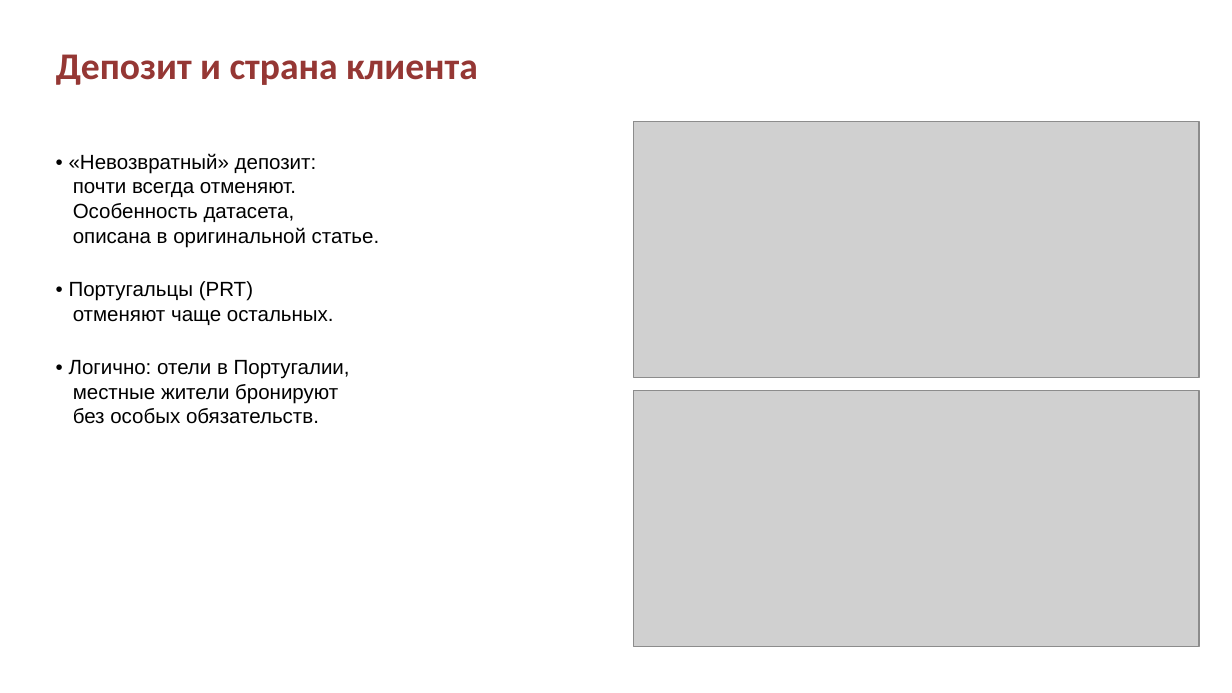
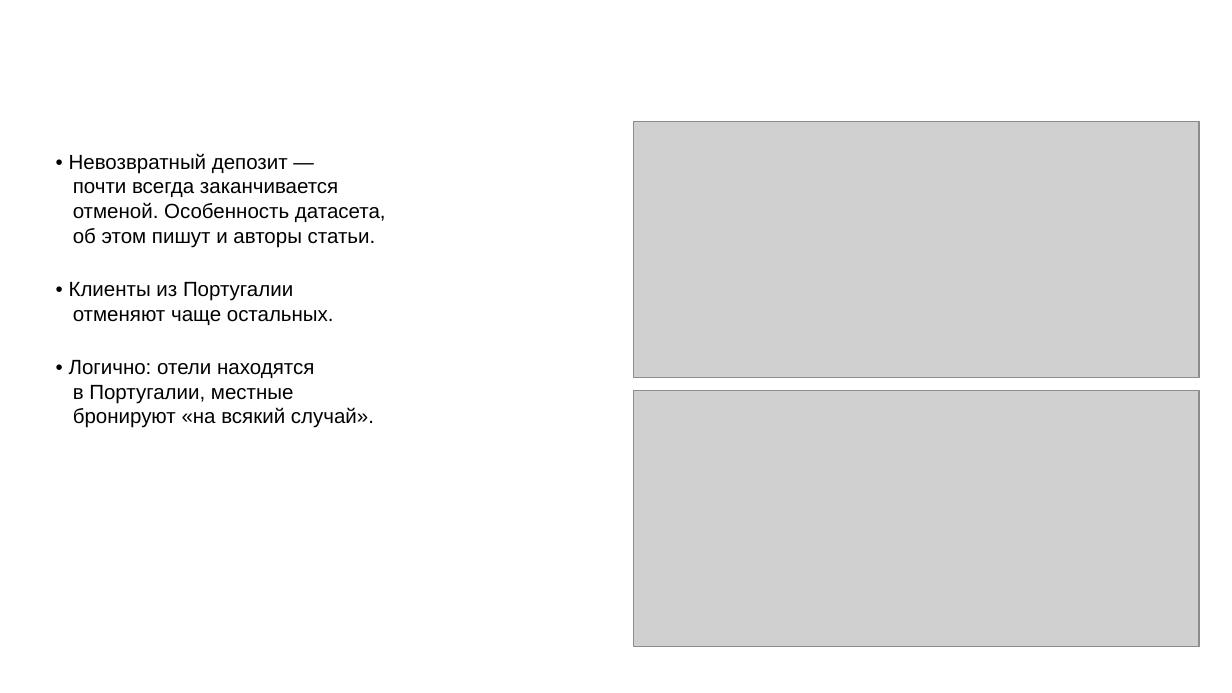
Before and after one commit to vitasha10/spbu2-project-sem2-ai, a slide deck: slide 6 of docs/presentation.pptx. Drawn at 1232x693 pixels with LibreOffice and Linux fonts; fonts in the diff are those of the drawing; grey boxes stand for pictures; background and template pictures are left out. Boxes give left, top, right and bottom in pixels: in the first picture for what was removed or moved away, otherwise in the second. Text is boxed around its words. In the diff, an @@ line names an element or a change of style, - is before the commit and + after.

Commit message:
tune presentation: charts, titles, text

```diff
--- a/docs/presentation.pptx
+++ b/docs/presentation.pptx
@@ title removed at bbox=[56, 54, 478, 85] @@
-Депозит и страна клиента
@@ text at bbox=[69, 153, 386, 301]: text changed @@
-• «Невозвратный» депозит:
-почти всегда отменяют.
-Особенность датасета,
-описана в оригинальной статье.
-• Португальцы (PRT)
+• Невозвратный депозит —
+почти всегда заканчивается
+отменой. Особенность датасета,
+об этом пишут и авторы статьи.
+• Клиенты из Португалии
@@ text at bbox=[69, 360, 374, 428]: text changed @@
-• Логично: отели в Португалии,
-местные жители бронируют
-без особых обязательств.
+• Логично: отели находятся
+в Португалии, местные
+бронируют «на всякий случай».
```
Also in this commit, not shown: 13 other slides changed, 6 other files.
